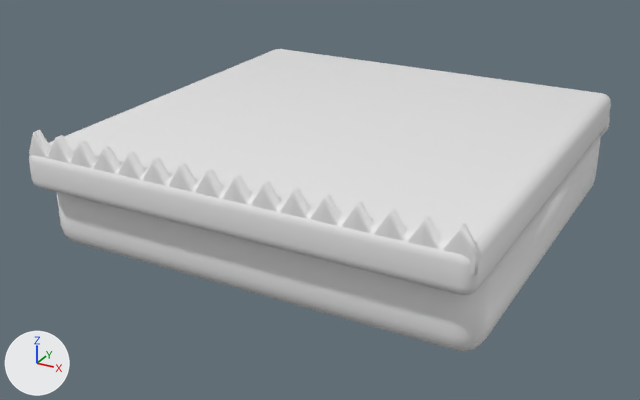
Renders of the FBX model plantchero-unity/Assets/Art/Platform_B.fbx from each side of a commit.
One viewpoint serves both versions: a camera (50 mm lens) standing at (1.81, -3.47, 1.63) and looking at (-0.04, -0.11, -0.05). Lighting does not change. The marker at lower left points along +X, +Y and +Z. Where no turn or scale is listed for an object, it has been applied to the vertices.

In view in the first picture: 'Grassplane.003', 'Platform_B', 'bottom_B'.
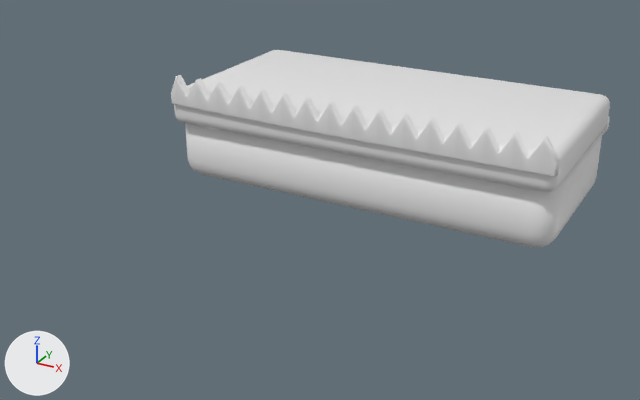
The newer file is also turned or shifted as a whole; pictures and numbers use the older file's frame.

Scene script edits in JSON lines:
```json
{"block": "me_cube_016", "where": "me_cube_016.from_pydata(...)  # 152 vertices, 300 faces; spans x -1.0..1.0, y -1.04..0.99, z 0.15..0.33"}
{"block": "me_cube_016", "where": "# used by ob_platform_b; location = (0.031, 0.036, 0.0)"}
{"block": "me_cube_016", "change": "me_cube_016 part 2: all 76 vertices in x -1.0..1.0, y -1.04..-0.99, z 0.15..0.33 are moved by (0.0, 1.0, 0.0)"}
{"block": "me_cube_015", "where": "me_cube_015.from_pydata(...)  # 96 vertices, 188 faces; spans x -1.0..1.0, y -0.94..0.89, z -0.16..0.15"}
{"block": "me_cube_015", "where": "# used by ob_bottom_b; location = (0.031, 0.036, 0.0)"}
{"block": "me_cube_015", "change": "me_cube_015 part 1: all 48 vertices in x -1.0..1.0, y -0.94..-0.84, z -0.16..0.15 are moved by (0.0, 0.94, 0.0)"}
{"op": "set", "path": "ob_grassplane_003.location", "old": "(0.03, -0.948, 0.304)", "new": "(0.03, 0.018, 0.304)"}
```

What differs and where, as boxes (x1, y1, x2, y2) in the pictures (640 x 400 px; the box of a moved part takes in the faces that stretch with it):
```json
{"object": "Platform_B", "change": "reshaped", "before": [29, 49, 611, 295], "after": [174, 50, 610, 192], "on screen": "25% narrower, 42% shorter"}
{"object": "bottom_B", "change": "reshaped", "before": [57, 135, 601, 351], "after": [185, 123, 602, 248], "on screen": "23% narrower, 42% shorter"}
{"object": "Grassplane.003", "change": "moved", "before": [29, 130, 481, 275], "after": [171, 75, 560, 177]}
{"part": 1, "of": "me_cube_015", "change": "moved or reshaped", "before": [57, 137, 601, 351], "after": [185, 123, 602, 248]}
```
